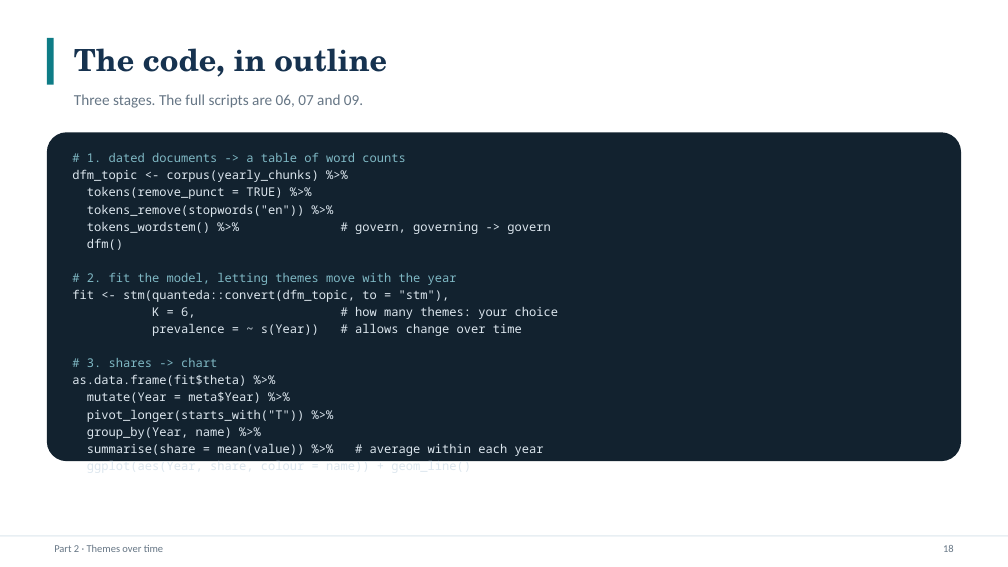
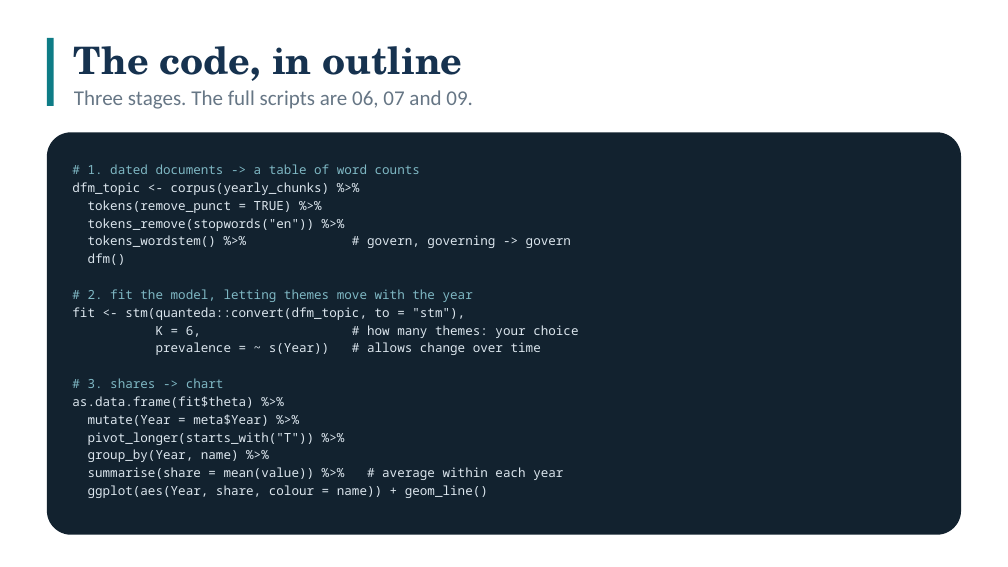
Before and after one commit to smalljosephd/SICSS-Nigeria-2026_LLM_Viz_R, a slide deck: slide 18 of slides/SICSS_LLM_Visualization_Session.pptx. Drawn at 1008x567 pixels with LibreOffice and Linux fonts; fonts in the diff are those of the drawing. Boxes give left, top, right and bottom in pixels: in the first picture for what was removed or moved away, otherwise in the second. Text is boxed around its words. In the diff, an @@ line names an element or a change of style, - is before the commit and + after.

```diff
--- a/slides/SICSS_LLM_Visualization_Session.pptx
+++ b/slides/SICSS_LLM_Visualization_Session.pptx
@@ rectangle resized from (x1=47, y1=38, x2=54, y2=85) to (x1=47, y1=38, x2=54, y2=106) @@
@@ text "The code, in outline" at (x1=74, y1=46, x2=463, y2=81): size 29 to 36 pt @@
@@ text "Three stages. The full scripts ..." at (x1=74, y1=90, x2=473, y2=109): size 14.5 to 20 pt @@
@@ rounded rectangle resized from (x1=47, y1=132, x2=961, y2=461) to (x1=47, y1=132, x2=961, y2=535) @@
@@ text "# 1. dated documents -> ..." moved from (x1=72, y1=153, x2=558, y2=456) to (x1=72, y1=164, x2=578, y2=498) @@
@@ text "# 1. dated documents -> ..." at (x1=72, y1=164, x2=578, y2=498): size 11.5 to 12 pt @@
@@ rectangle removed at (x1=0, y1=535, x2=1008, y2=537) @@
@@ text removed at (x1=54, y1=545, x2=163, y2=552) @@
-Part 2 · Themes over time
@@ text removed at (x1=943, y1=545, x2=954, y2=552) @@
-18
```
Also in this commit, not shown: 23 other slides changed, 3 other files.
